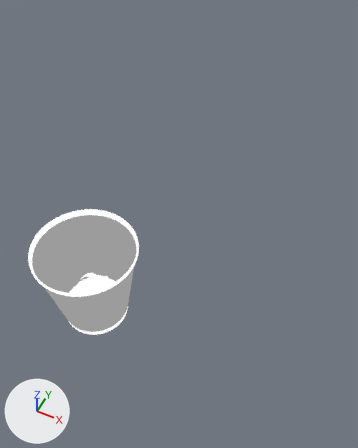
What one commit did to the Blender file Assets/Blends/Dustbin minigame/dustbin.blend.
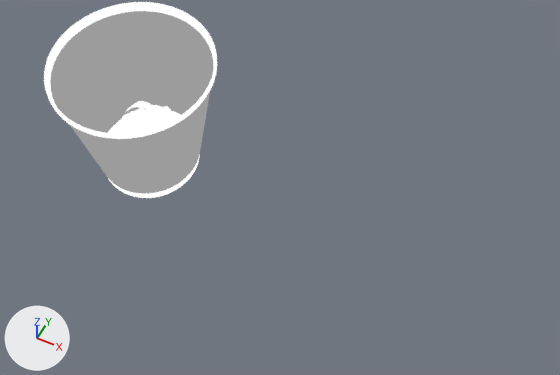
Old and new are each drawn whole from a 50 mm lens placed at (40.9, -43.2, 89.9), pointed at (2.0, 34.7, -7.5) and again close up on the part from 0% to 100% of the width and 46% to 100% of the height. Lighting does not change. The marker at lower left points along +X, +Y and +Z. The older version's two pictures come first.

The first close-up shows 'Cone001_Material #1_0', 'Cone001_Material #2_0', 'Object_2'.
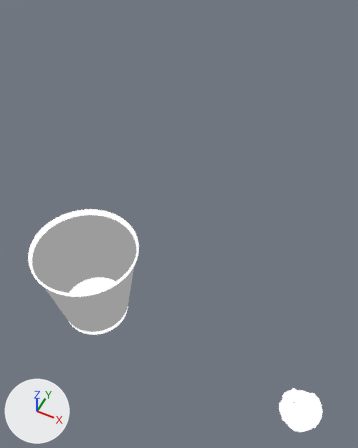
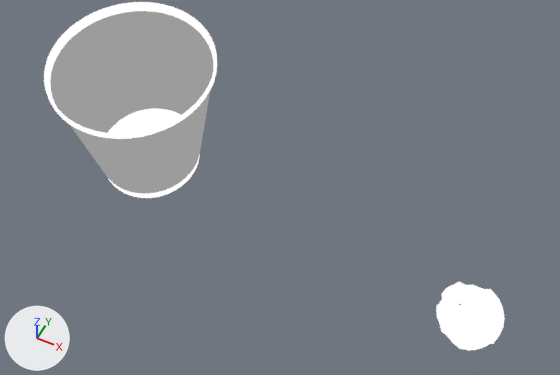
ob_sketchfab_model_002 is not drawn itself; it is the parent of ob_465e7d6c7b2b4deaa9c831401ae804aa_obj_cleaner_materialmerger_gles.

Boxes (x1, y1, x2, y2) around the edits, measured in the close-ups (560 x 375 px):
```json
{"object": "Object_2", "change": "moved", "before": [120, 101, 174, 133], "after": [436, 282, 505, 351]}
```

The change, as JSON lines over the scene's bpy script:
```json
{"op": "set", "path": "ob_sketchfab_model_002.location", "old": "(0.0, -25.27, 0.0)", "new": "(45.41, -30.4, 0.0)"}
```
